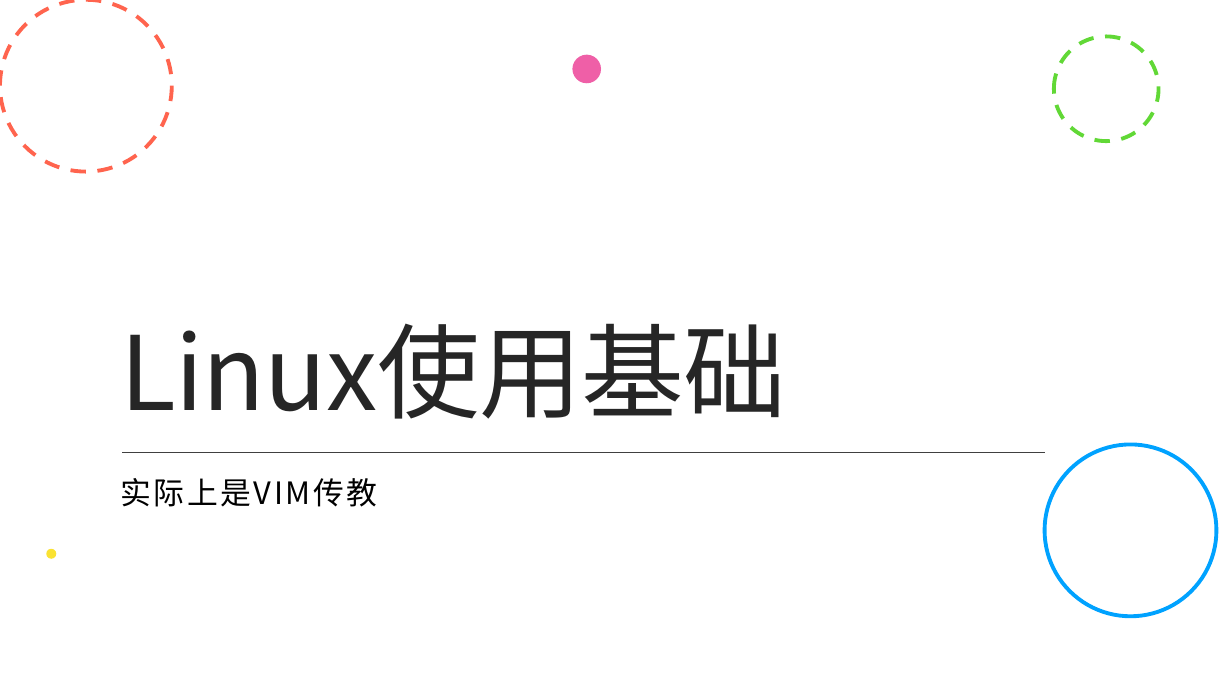
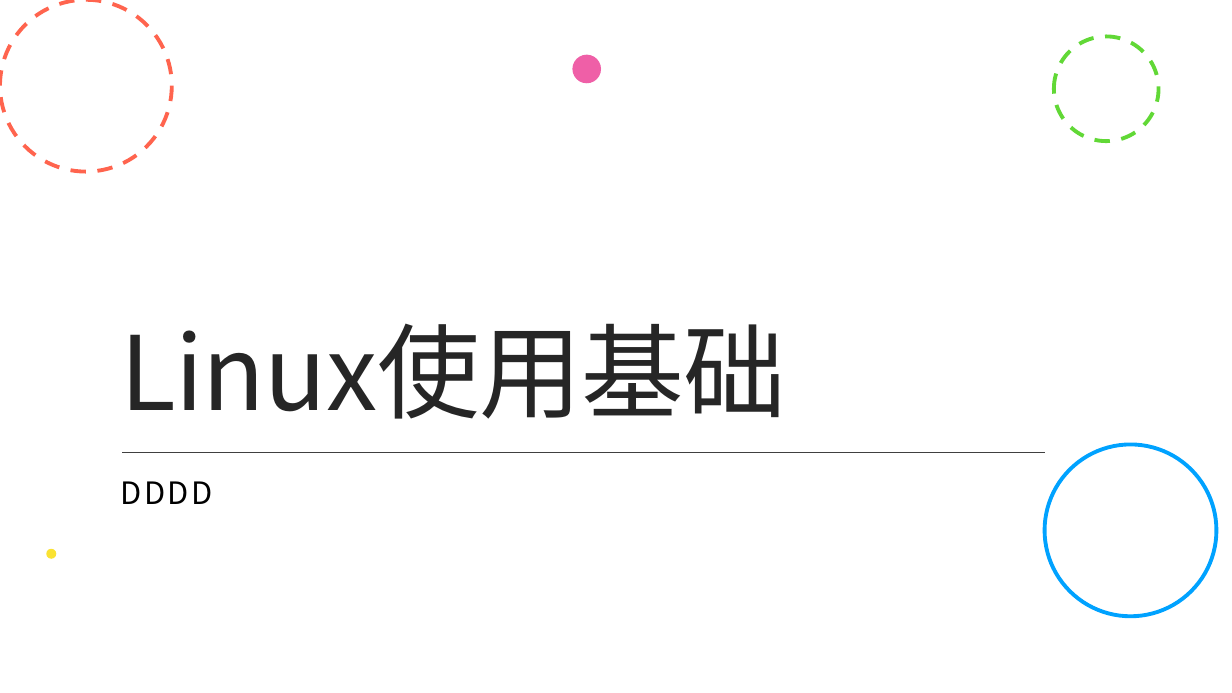
Before and after one commit to yrc123/yrcStudy, a slide deck: slide 1 of 服务外包/Linux使用基础.pptx. Drawn at 1232x693 pixels with LibreOffice and Linux fonts; fonts in the diff are those of the drawing. Boxes give left, top, right and bottom in pixels: in the first picture for what was removed or moved away, otherwise in the second. Text is boxed around its words. In the diff, an @@ line names an element or a change of style, - is before the commit and + after.

```diff
--- a/服务外包/Linux使用基础.pptx
+++ b/服务外包/Linux使用基础.pptx
@@ subtitle at bbox=[120, 481, 212, 504]: text changed @@
-实际上是VIM传教
+DDDD
```
Also in this commit, not shown: 6 other slides changed, 4 slides added.
